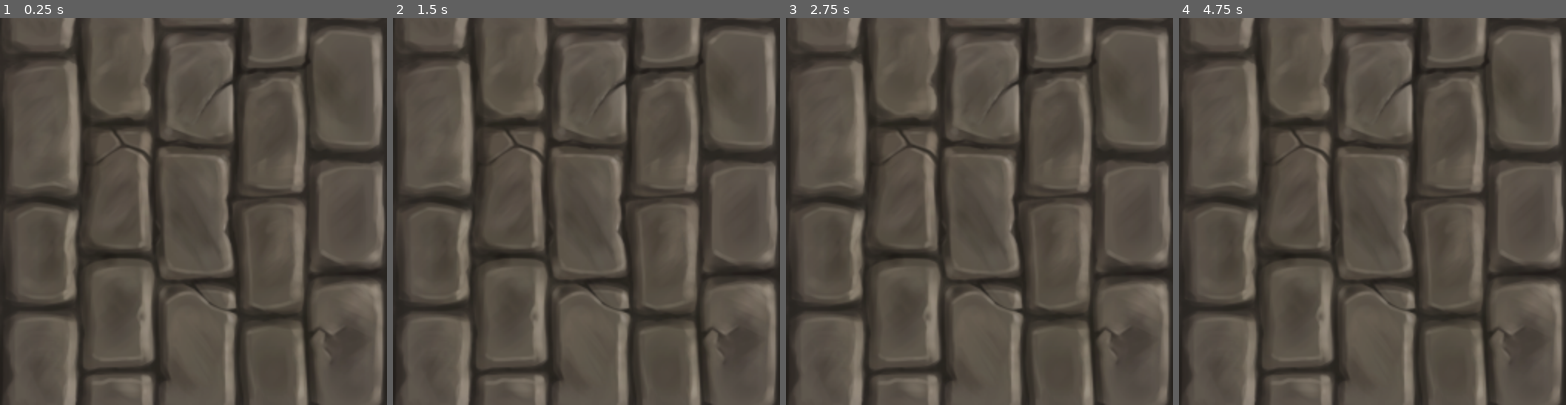
Above: before the commit, frames 1-4 (left to right).
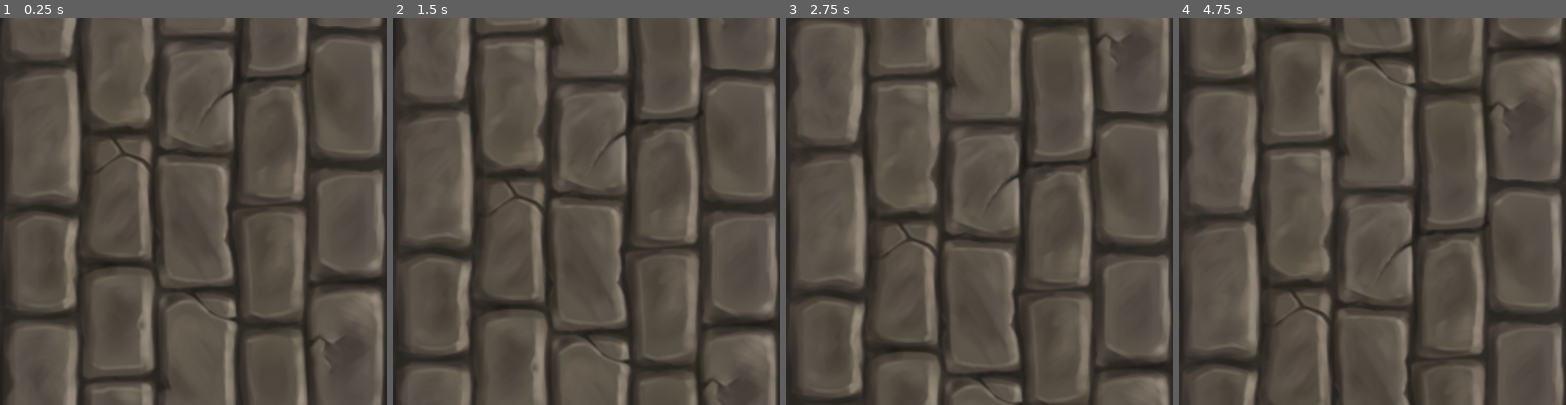
Above: after the commit, the same moments.

Repository: manuelperche/Seed
Game: Godot game, scene res://scenes/Main.tscn
Same seed, same stepped clock (60 frames per second), same inputs: the game is played once before the commit and once after it.
Inputs:
- Up to frame 1 (0.25 s): no input
- Up to frame 2 (1.5 s): no input
- Up to frame 3 (2.75 s): no input
- Up to frame 4 (4.75 s): no input

The runs differ from the first frame. In frame 1, 12% of the frame differs, in the area x 2-100%, y 0-100%; in frame 2, 21%; in frame 3, 23%, in the area x 1-100%, y 0-100%; in frame 4, 23%.

Commit message:
infinite scroll

Diff:
--- a/scenes/Main.tscn
+++ b/scenes/Main.tscn
@@ -1,19 +1,22 @@
-[gd_scene load_steps=2 format=2]
+[gd_scene load_steps=3 format=2]
 
 [ext_resource path="res://assets/wall.png" type="Texture" id=1]
+[ext_resource path="res://scripts/Background.gd" type="Script" id=2]
 
 [node name="Main" type="Node2D"]
 
-[node name="Background1" type="Sprite" parent="."]
+[node name="Background2" type="Sprite" parent="."]
 position = Vector2( 1024, -1024 )
 rotation = 1.5708
 scale = Vector2( 4, 4 )
 texture = ExtResource( 1 )
 centered = false
+script = ExtResource( 2 )
 
-[node name="Background2" type="Sprite" parent="."]
+[node name="Background1" type="Sprite" parent="."]
 position = Vector2( 1024, 0 )
 rotation = 1.5708
 scale = Vector2( 4, 4 )
 texture = ExtResource( 1 )
 centered = false
+script = ExtResource( 2 )
--- /dev/null
+++ b/scripts/Background.gd
@@ -0,0 +1,16 @@
+extends Sprite
+
+const VELOCITY: float = 1.5
+var g_texture_height: float = 0
+
+
+func _ready():
+	g_texture_height = texture.get_size().y * scale.y
+
+func _process(delta: float) -> void:
+	position.y += VELOCITY
+	_attempt_reposition()
+
+func _attempt_reposition() -> void:
+	if position.y > g_texture_height:
+		position.y -= 2 * g_texture_height
